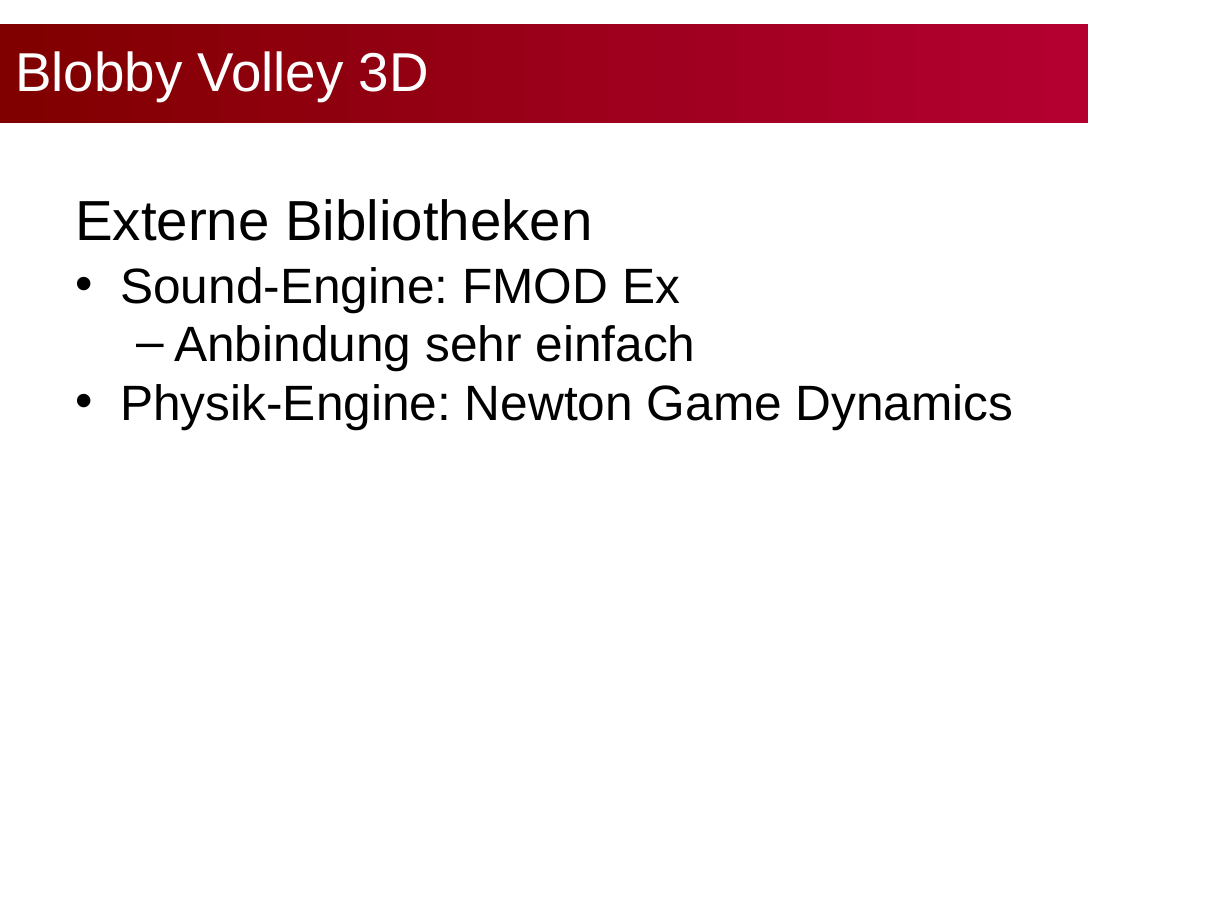
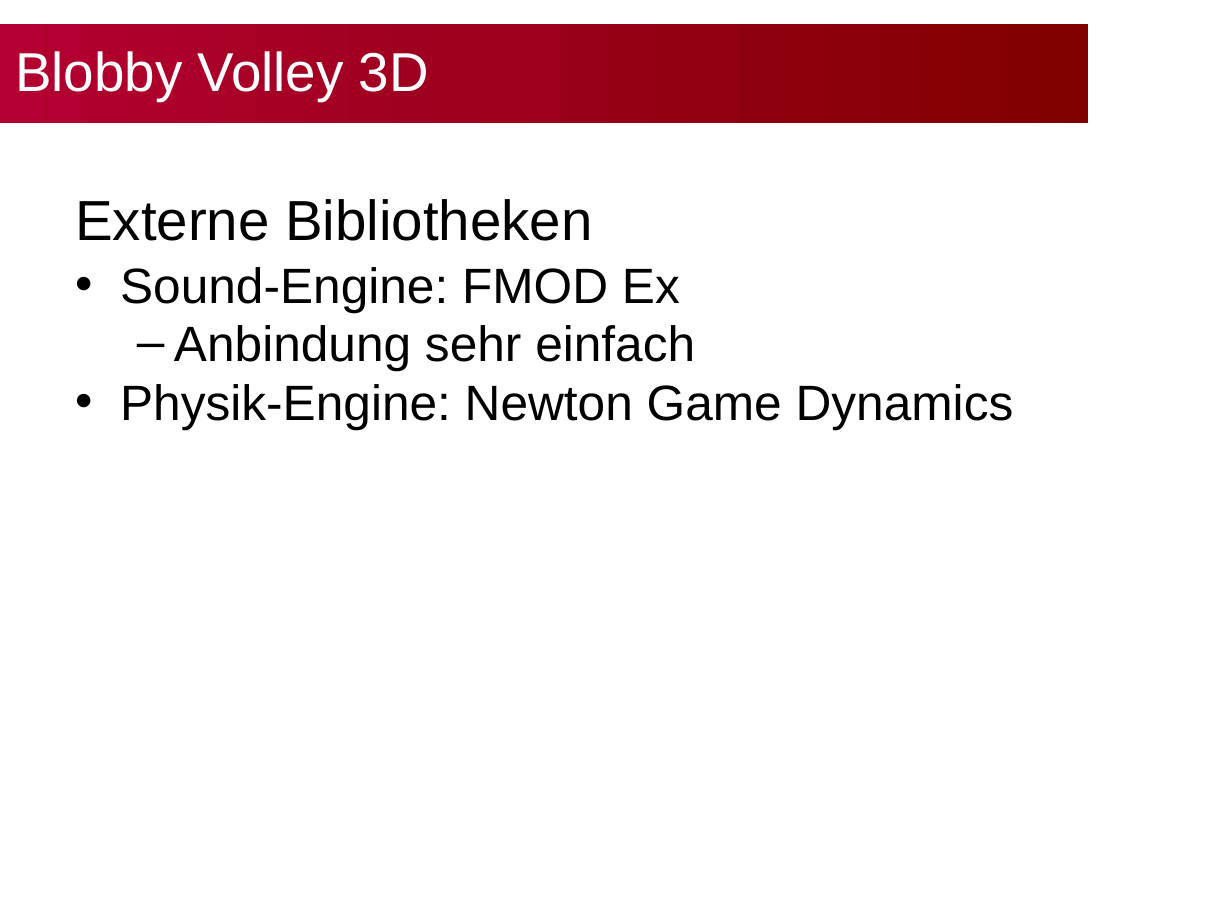
Before and after one commit to bwasty/blobby-volley-3d, a slide deck: slide 8 of Präsentationen/Slides-Abschlusspräsentation.ppt. Drawn at 1232x924 pixels with LibreOffice and Linux fonts; fonts in the diff are those of the drawing; background and template pictures are left out. Boxes give left, top, right and bottom in pixels: in the first picture for what was removed or moved away, otherwise in the second. Text is boxed around its words. In the diff, an @@ line names an element or a change of style, - is before the commit and + after.

```diff
--- a/Präsentationen/Slides-Abschlusspräsentation.ppt
+++ b/Präsentationen/Slides-Abschlusspräsentation.ppt
@@ rectangle "Blobby Volley 3D" at (0, 25, 1088, 123): fill gradient #B30031 to #800000 to gradient #800000 to #B30031 @@
```
Also in this commit, not shown: 10 other slides changed.
